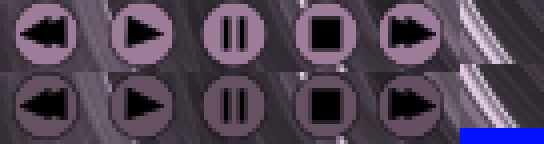
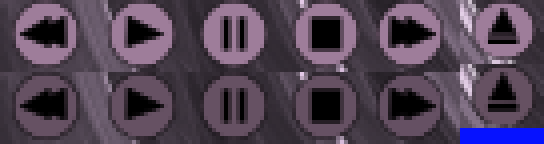
Layered file, before and after one edit (544 x 144). Changes by layer:
painted on "Empty Layer#2" over <box>472,0,536,128</box>
painted on "Empty Layer#1" over <box>460,0,544,128</box>
removed layer "Pasted Layer" over <box>472,0,536,60</box>
